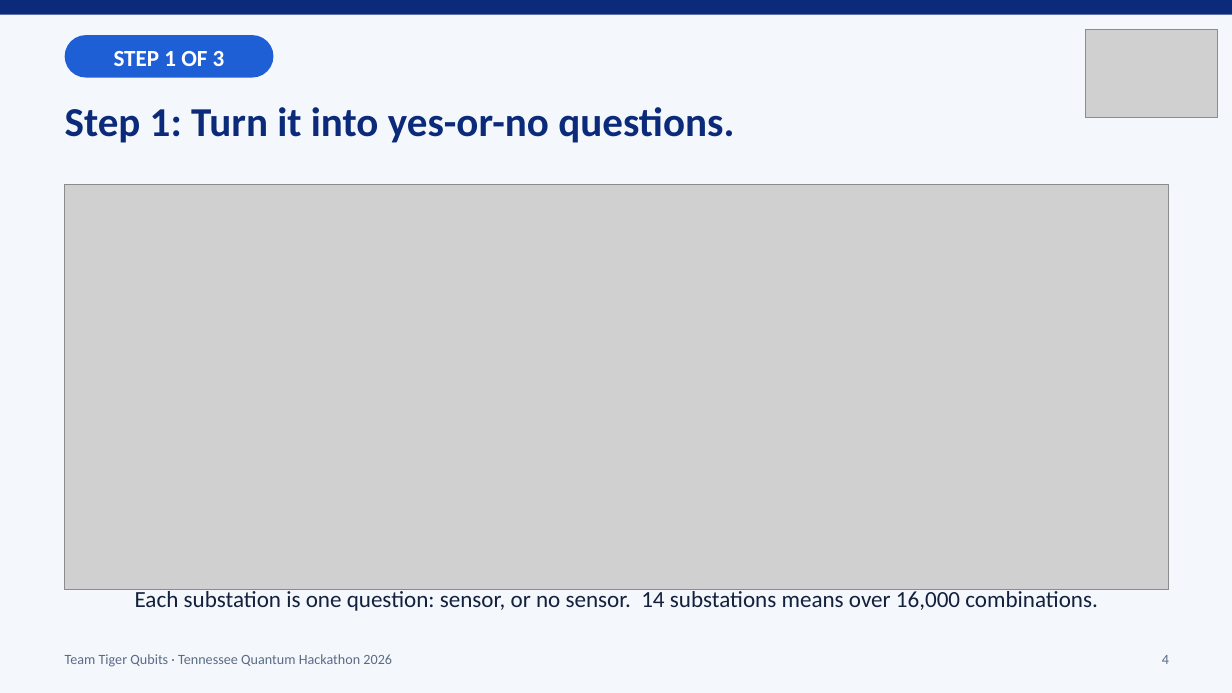
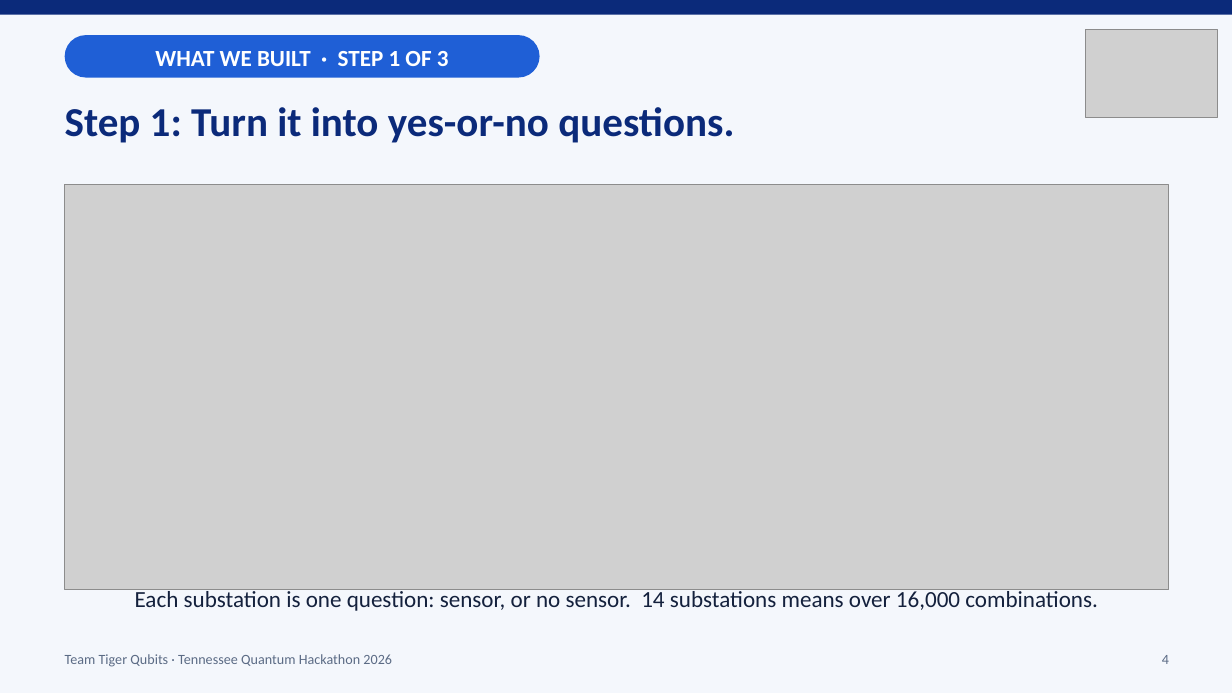
Before and after one commit to maalik313/pmu-placement-team, a slide deck: slide 4 of docs/deck/Tiger_Qubits_Pitch_v2.pptx. Drawn at 1232x693 pixels with LibreOffice and Linux fonts; fonts in the diff are those of the drawing; grey boxes stand for pictures. Boxes give left, top, right and bottom in pixels: in the first picture for what was removed or moved away, otherwise in the second. Text is boxed around its words. In the diff, an @@ line names an element or a change of style, - is before the commit and + after.

```diff
--- a/docs/deck/Tiger_Qubits_Pitch_v2.pptx
+++ b/docs/deck/Tiger_Qubits_Pitch_v2.pptx
@@ rounded rectangle resized from (x1=65, y1=35, x2=274, y2=78) to (x1=65, y1=35, x2=540, y2=78) @@
@@ text at (x1=155, y1=51, x2=449, y2=66): text changed @@
-STEP 1 OF 3
+WHAT WE BUILT · STEP 1 OF 3
```
Also in this commit, not shown: 3 other slides changed.
